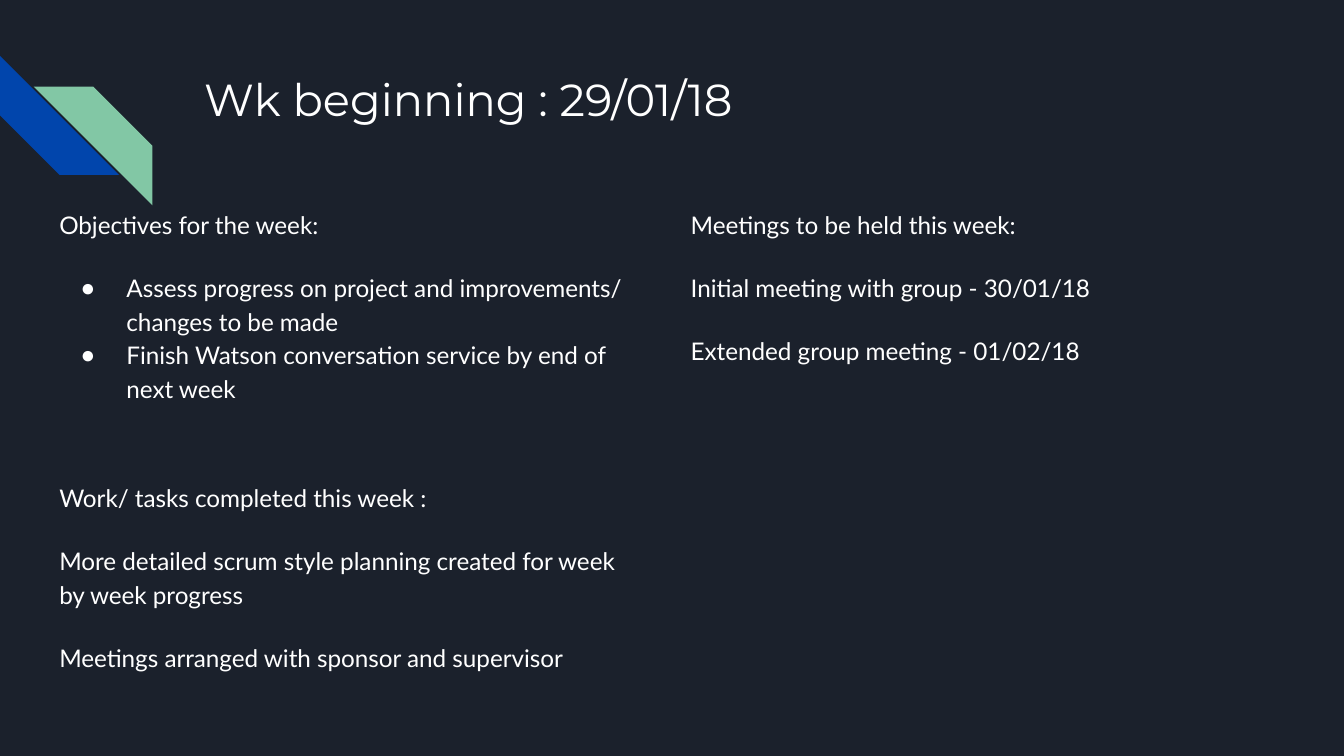
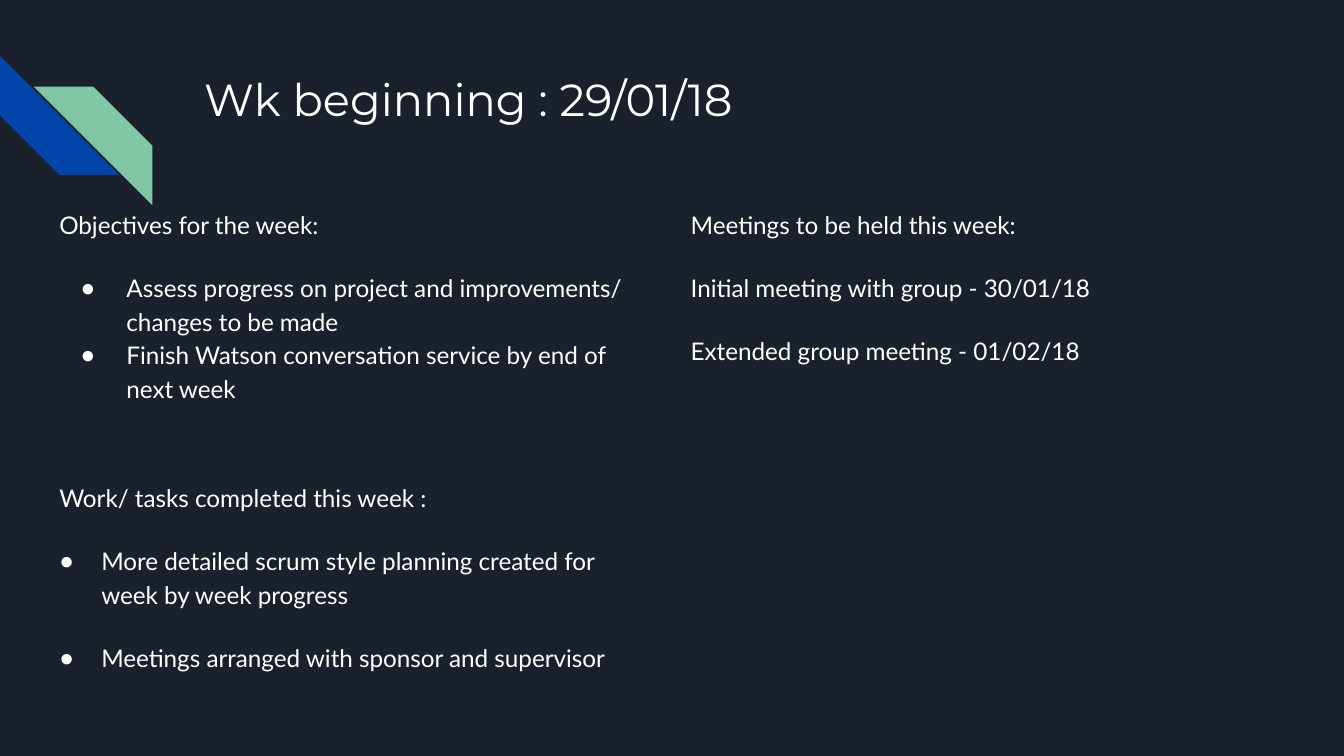
Before and after one commit to T-cherry/AI-Resume, a slide deck: slide 2 of Docs/Scrum management for Group Project.pptx. Drawn at 1344x756 pixels with LibreOffice and Linux fonts; fonts in the diff are those of the drawing. Boxes give left, top, right and bottom in pixels: in the first picture for what was removed or moved away, otherwise in the second. Text is boxed around its words. In the diff, an @@ line names an element or a change of style, - is before the commit and + after.

```diff
--- a/Docs/Scrum management for Group Project.pptx
+++ b/Docs/Scrum management for Group Project.pptx
@@ text at (x1=101, y1=552, x2=604, y2=672): bullet none to ● @@
```
Also in this commit, not shown: 2 other slides changed, 2 slides added, 1 other file.
